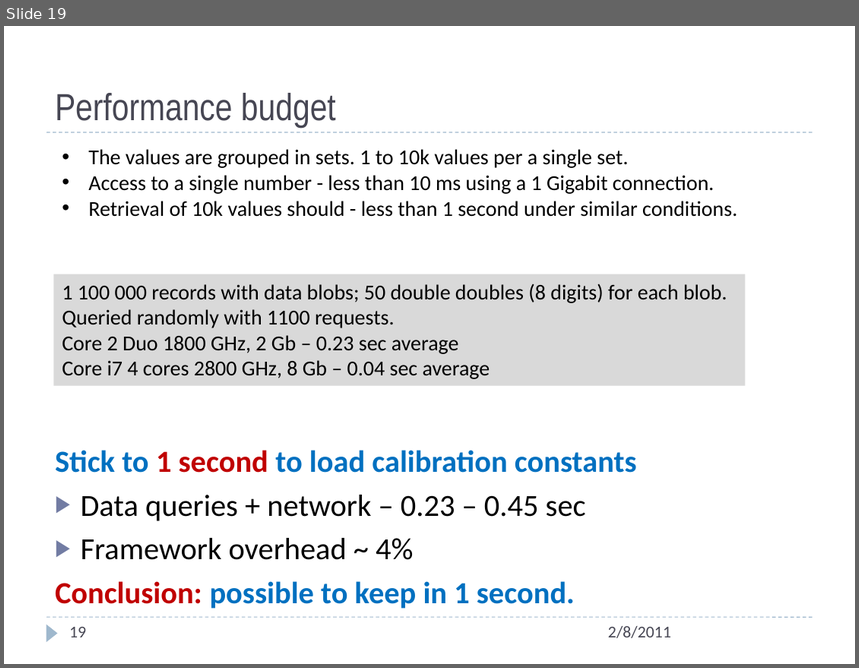
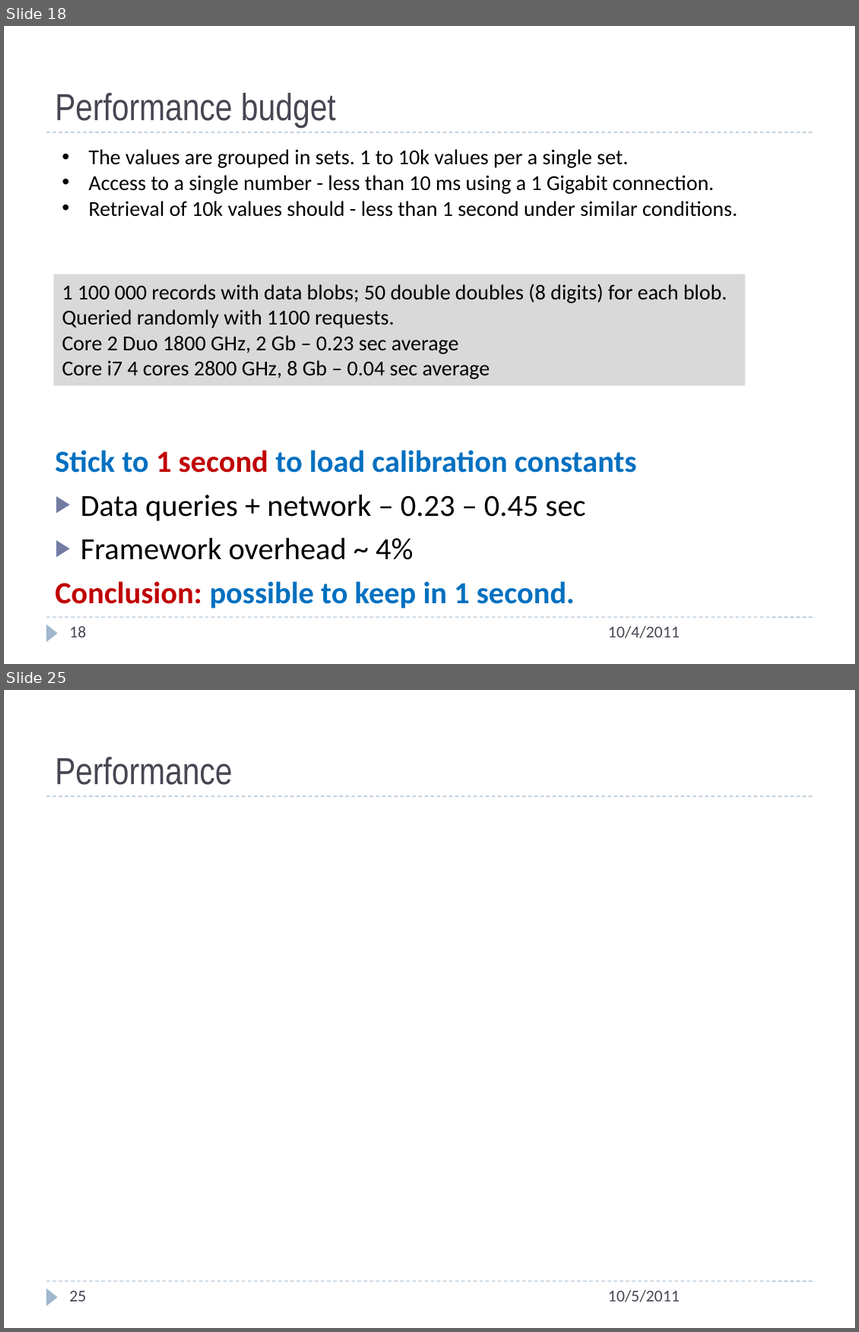
Before and after one commit to JeffersonLab/ccdb, a slide deck: doc/ccdb_design_romanovda.pptx. Shown one above the other, each under a label of ours: slide 19 before the commit, slides 18 and 25 after it; the slides between them are not shown. The pictures are 859x668 and 859x1332 pixels, drawn with LibreOffice and Linux fonts; fonts in the diff are those of the drawing. Boxes give left, top, right and bottom in pixels: in the first picture for what was removed or moved away, otherwise in the second. Text is boxed around its words. In the diff, an @@ line names an element or a change of style, - is before the commit and + after.

```diff
--- a/doc/ccdb_design_romanovda.pptx
+++ b/doc/ccdb_design_romanovda.pptx
@@ slide 25 added at <box>4,690,855,1328</box>, background #FFFFFF; not listed: 3 template elements that a slide beside it also shows @@
@@ title added at <box>55,757,233,785</box>, 32 pt, text #464653 @@
+Performance
@@ page number added at <box>69,1291,86,1302</box>, 14 pt, text #464653 @@
+25
@@ text added at <box>608,1290,680,1303</box>, 14 pt, text #464653 @@
+10/5/2011
@@ what was slide 19 is now slide 18 @@
@@ slide 18 changed as well @@
@@ page number at <box>69,626,86,638</box>: text changed @@
-19
+18
@@ text at <box>608,626,680,639</box>: text changed @@
-2/8/2011
+10/4/2011
```
Also in this commit, not shown: 19 other slides changed, 5 other slides added, 1 slide removed, 14 other files.
